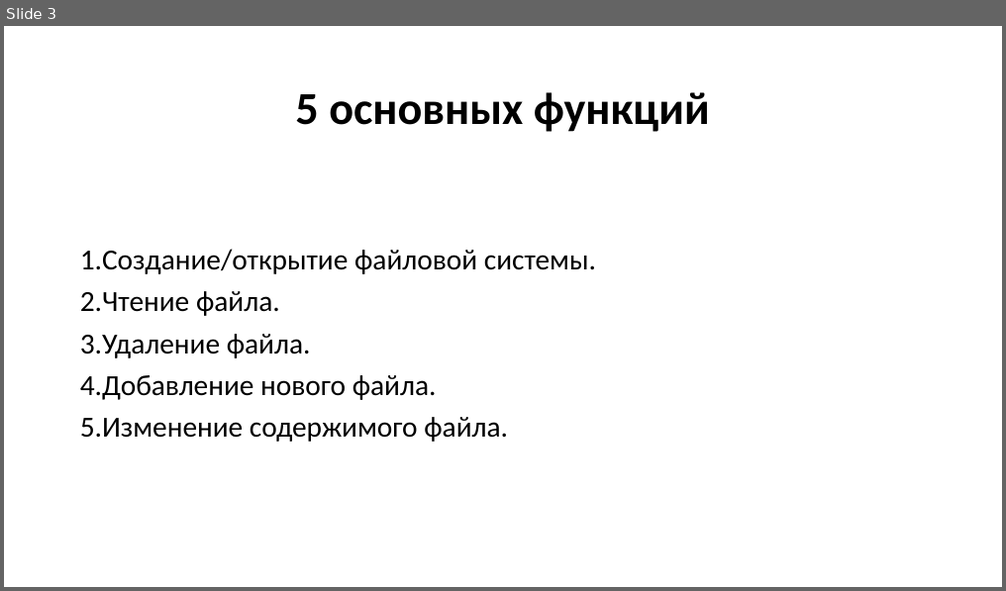
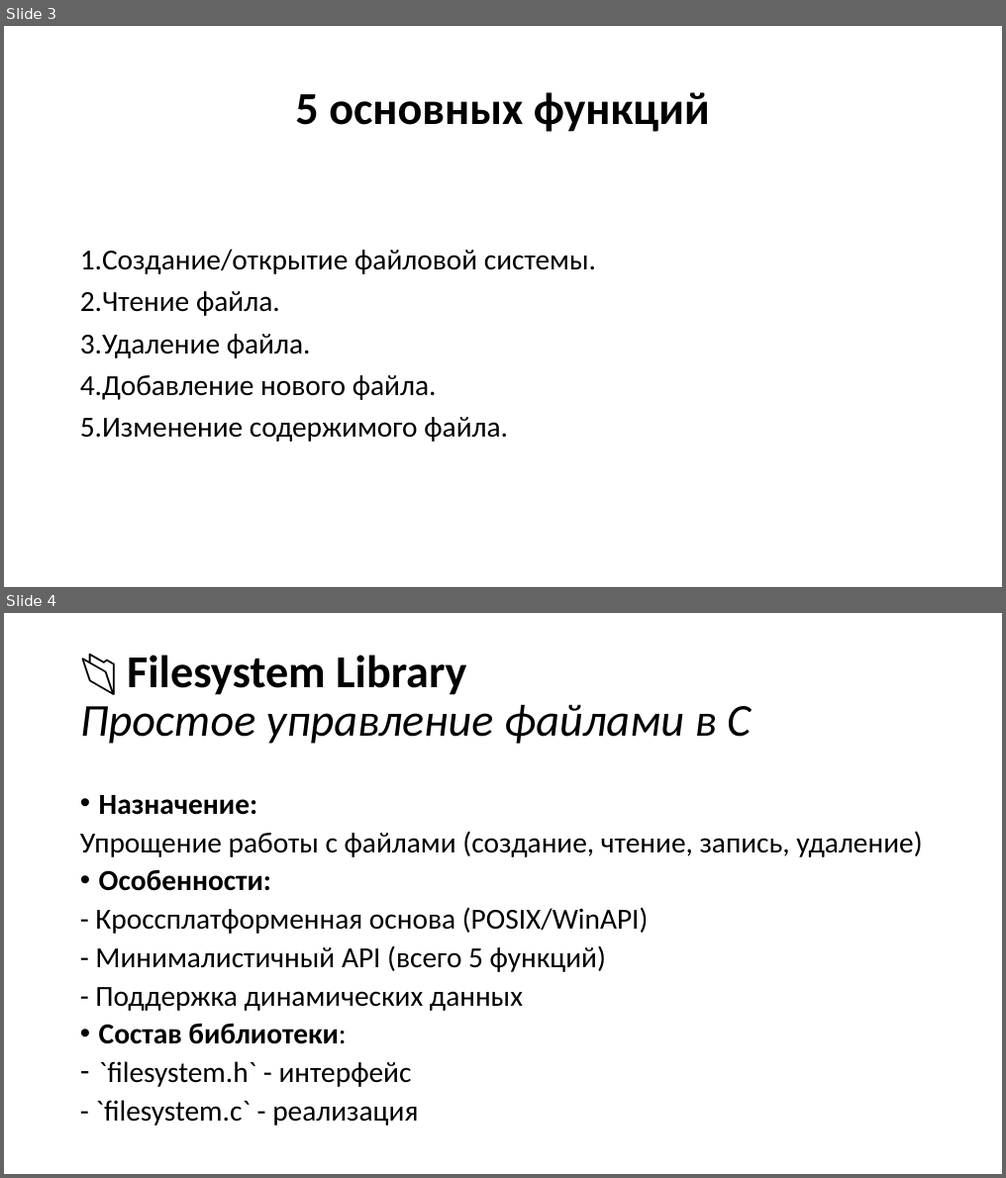
Before and after one commit to deyezaxo/TrippiTroppa, a slide deck: TrippiTroppa.pptx. Shown one above the other, each under a label of ours: slide 3 before the commit, slides 3 and 4 after it. The pictures are 1006x591 and 1006x1178 pixels, drawn with LibreOffice and Linux fonts; fonts in the diff are those of the drawing. Boxes give left, top, right and bottom in pixels: in the first picture for what was removed or moved away, otherwise in the second. Text is boxed around its words. In the diff, an @@ line names an element or a change of style, - is before the commit and + after.

```diff
--- a/TrippiTroppa.pptx
+++ b/TrippiTroppa.pptx
@@ slide 4 added at (4, 613, 1002, 1174), background #FFFFFF @@
@@ title added at (80, 655, 750, 744), 44 pt, text #000000, italic @@
+📂 Filesystem Library
+Простое управление файлами в C
@@ text added at (80, 795, 922, 1126), 28 pt, text #000000 @@
+• Назначение:
+Упрощение работы с файлами (создание, чтение, запись, удаление)
+• Особенности:
+- Кроссплатформенная основа (POSIX/WinAPI)
+- Минималистичный API (всего 5 функций)
+- Поддержка динамических данных
+• Состав библиотеки:
+– `filesystem.h` - интерфейс
+- `filesystem.c` - реализация
```
Also in this commit, not shown: 1 slide changed.
